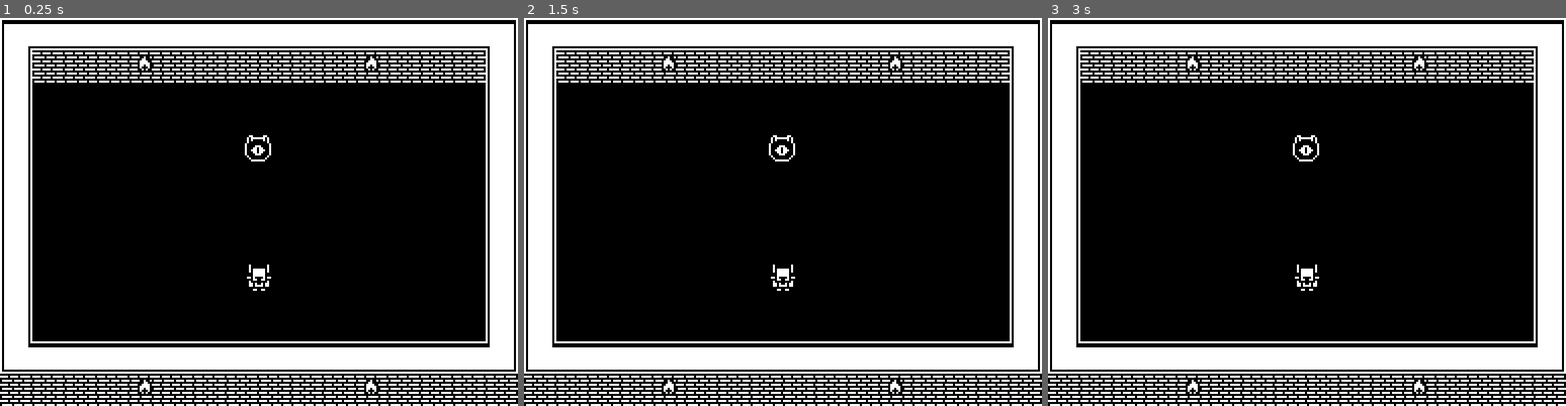
Above: before the commit, frames 1-3 (left to right).
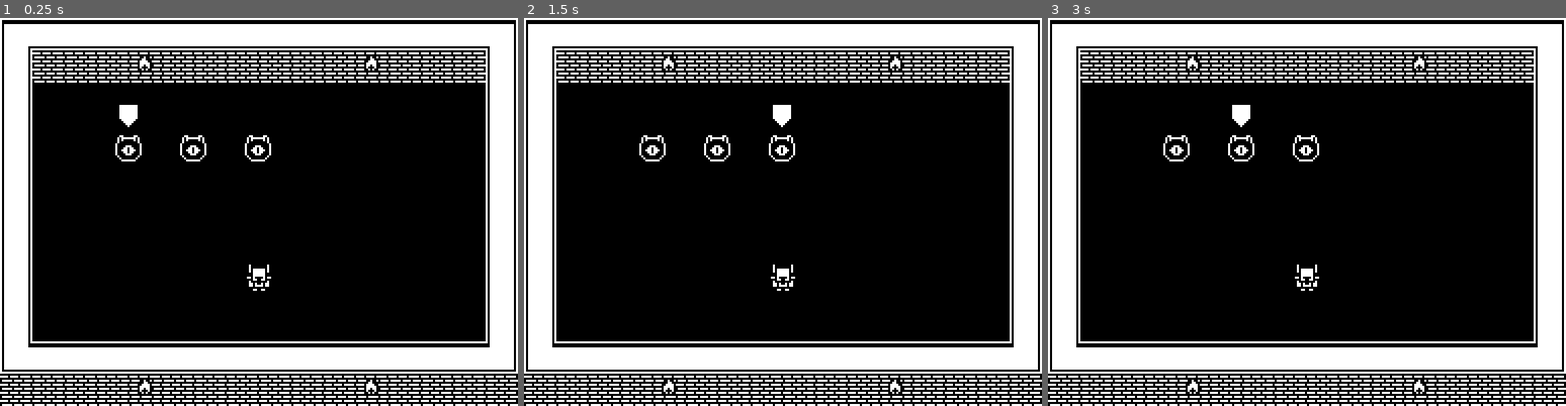
Above: after the commit, the same moments.

Repository: scytail/LiteCrawl2
Game: Godot game, scene res://scenes/game.tscn
Same seed, same stepped clock (60 frames per second), same inputs: the game is played once before the commit and once after it.
Inputs:
- Up to frame 1 (0.25 s): no input
- Up to frame 2 (1.5 s): tap Enter at 0.5 s; hold Tab (change target, bound only after the commit) 0.53-1.28 s; tap Space at 1.25 s; tap Tab (change target, bound only after the commit) at 1.35 s
- Up to frame 3 (3 s): tap Enter at 2 s; hold Tab (change target, bound only after the commit) 2.03-2.78 s; tap Space at 2.75 s; tap Tab (change target, bound only after the commit) at 2.85 s

The runs differ from the first frame. In frame 1, 0.4% of the frame differs, in the area x 22-40%, y 22-37%; in frame 2, 0.4%; in frame 3, 0.4%.

Commit message:
added variable enemy spawning and selector

Diff:
--- a/project.godot
+++ b/project.godot
@@ -22,6 +22,19 @@
 window/size/viewport_height=192
 window/stretch/mode="viewport"
 
+[input]
+
+"change target"={
+"deadzone": 0.5,
+"events": [Object(InputEventKey,"resource_local_to_scene":false,"resource_name":"","device":0,"window_id":0,"alt_pressed":false,"shift_pressed":false,"ctrl_pressed":false,"meta_pressed":false,"pressed":false,"keycode":0,"physical_keycode":4194306,"key_label":0,"unicode":0,"location":0,"echo":false,"script":null)
+]
+}
+action={
+"deadzone": 0.5,
+"events": [Object(InputEventKey,"resource_local_to_scene":false,"resource_name":"","device":0,"window_id":0,"alt_pressed":false,"shift_pressed":false,"ctrl_pressed":false,"meta_pressed":false,"pressed":false,"keycode":0,"physical_keycode":32,"key_label":0,"unicode":0,"location":0,"echo":false,"script":null)
+]
+}
+
 [rendering]
 
 renderer/rendering_method="gl_compatibility"
--- a/scenes/game.tscn
+++ b/scenes/game.tscn
@@ -1,8 +1,13 @@
-[gd_scene load_steps=4 format=4 uid="uid://gsa875cdb1lf"]
+[gd_scene load_steps=6 format=4 uid="uid://gsa875cdb1lf"]
 
 [ext_resource type="PackedScene" uid="uid://bttqnha5niyt" path="res://scenes/player.tscn" id="1_op802"]
 [ext_resource type="TileSet" uid="uid://bqu7b1hpw4taw" path="res://sprites/world.tres" id="2_2sbvu"]
 [ext_resource type="Script" path="res://scripts/manager.gd" id="3_odegu"]
+[ext_resource type="Texture2D" uid="uid://b6wspms2npesw" path="res://sprites/GUI_nobg_16x16.png" id="4_8mpew"]
+
+[sub_resource type="AtlasTexture" id="AtlasTexture_84hpa"]
+atlas = ExtResource("4_8mpew")
+region = Rect2(0, 128, 16, 16)
 
 [node name="Game" type="Node2D"]
 
@@ -15,5 +20,9 @@
 
 [node name="Manager" type="Node" parent="."]
 script = ExtResource("3_odegu")
-enemy_spawn_range = Vector2i(1, 1)
+enemy_spawn_range = Vector2i(1, 5)
 enemy_scene_path = "res://scenes/DemonEye.tscn"
+
+[node name="Pointer" type="Sprite2D" parent="Manager"]
+position = Vector2(32, 48)
+texture = SubResource("AtlasTexture_84hpa")
--- a/scripts/manager.gd
+++ b/scripts/manager.gd
@@ -6,15 +6,18 @@
 @export
 var enemy_scene_path: String
 
+var selected_target: int = 0
 var targetables: Array[Enemy] = []
 
 
 func _ready():
 	_spawn_baddies()
+	_select_targetable(selected_target)
 
 
 func _spawn_baddies():
-	for enemy_count in range(0, randi_range(enemy_spawn_range.x, enemy_spawn_range.y)):
+	var x_spawn = 64
+	for enemy_counter in range(0, randi_range(enemy_spawn_range.x, enemy_spawn_range.y)):
 		var enemy = Enemy.new()
 		enemy.health_points = 1
 		enemy.attack_points = 1
@@ -22,5 +25,19 @@
 
 		var enemy_scene = load(enemy_scene_path)
 		var enemy_node: Node2D = enemy_scene.instantiate()
-		enemy_node.position = Vector2(128,64)
+		enemy_node.position = Vector2(x_spawn,64)
+		enemy.enemy_scene = enemy_node
 		add_child(enemy_node)
+		x_spawn += 32
+
+
+func _unhandled_key_input(event):
+	if event.is_action_pressed("change target"):
+		selected_target += 1
+		_select_targetable(selected_target % targetables.size())
+
+
+func _select_targetable(index: int):
+	if targetables.size() <= index:
+		return
+	$Pointer.position = targetables[index].enemy_scene.position - Vector2(0, 16)
Binary file added: sprites/GUI_nobg_16x16.png
Not shown, added: sprites/GUI_nobg_16x16.png.import
